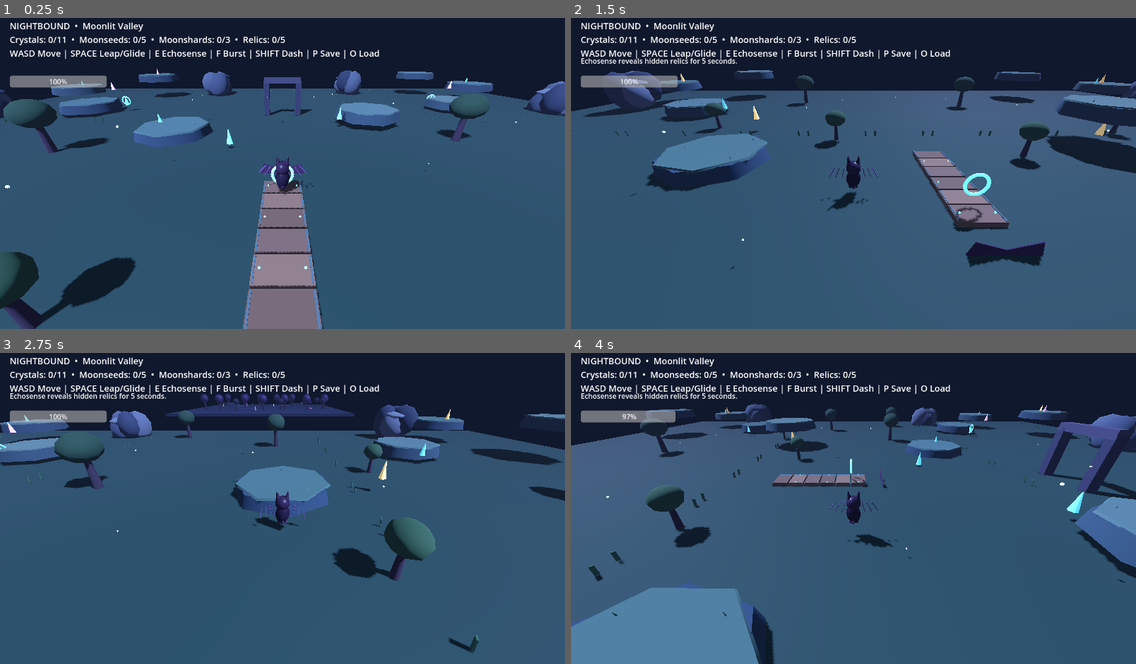
Above: before the commit, frames 1-4 (two rows, left to right).
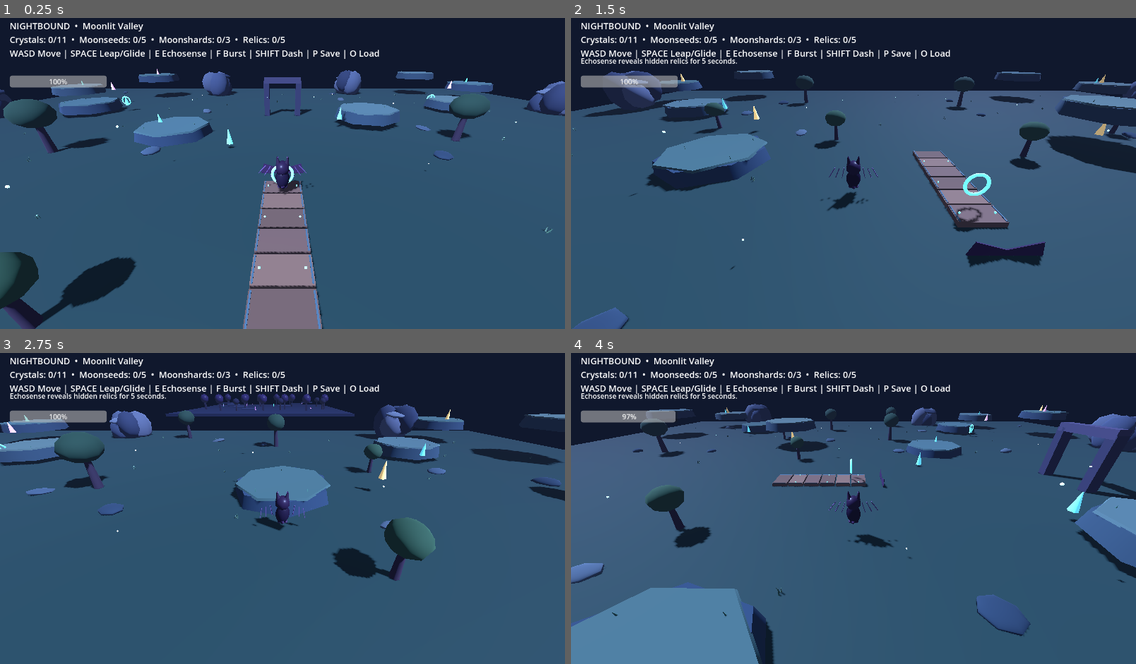
Above: after the commit, the same moments.

Repository: Dynamon91/nightbound
Game: Godot game, scene res://scenes/main.tscn
Two runs of this game, one before a commit and one after it. Both use one fixed random seed, a clock stepped at 60 frames per second and the inputs below.
Inputs:
- Up to frame 1 (0.25 s): no input
- Up to frame 2 (1.5 s): hold D (move_right) 0.53-1.28 s; tap F (burst) at 0.6 s; tap Space (jump) at 0.77 s; hold S (move_back) from 1.28 s (still down); tap E (echosense) at 1.35 s
- Up to frame 3 (2.75 s): tap Space (jump) at 1.52 s; release S (move_back) at 2.03 s; hold D (move_right) from 2.03 s (still down); tap Shift (shadow_dash) at 2.1 s
- Up to frame 4 (4 s): release D (move_right) at 2.78 s; hold W (move_forward) 2.78-3.53 s; tap F (burst) at 2.85 s; tap Space (jump) at 3.02, 3.77 s; hold A (move_left) from 3.53 s (still down); tap E (echosense) at 3.6 s

The runs differ from the first frame. In frame 1, 0.2% of the frame differs, in the area x 0-98%, y 22-70%; in frame 2, 0.6%; in frame 3, 0.5%; in frame 4, 0.9%, in the area x 0-92%, y 22-91%.

Commit message:
art: add clustered meadow plants and low-poly ground stones

Diff:
--- a/scripts/main.gd
+++ b/scripts/main.gd
@@ -171,6 +171,48 @@
 	var trunk:=MeshInstance3D.new(); var tm:=CylinderMesh.new(); tm.top_radius=.18*scale_value; tm.bottom_radius=.32*scale …(186 unchanged characters)…
 	var crown:=MeshInstance3D.new(); var cm:=SphereMesh.new(); cm.radius=1.45*scale_value; cm.height=2.3*scale_value; cm.r …(185 unchanged characters)…
 	var glow:=orb(self,p+Vector3(0,3.55*scale_value,0),.12*scale_value,Color("#83e6bd")); var gm:=glow.material_override as StandardMaterial3D; gm.emission_enabled=true; gm.emission=Color("#67dcae"); gm.emission_energy_multiplier=.8
+func grass_cluster(p:Vector3,scale_value:float,add_bloom:bool)->void:
+	# Three individually angled low-poly blades make small readable vegetation clumps.
+	var blade_colors:Array[Color]=[Color("#47745f"),Color("#5f8d6e"),Color("#709678")]
+	for blade_index in range(3):
+		var blade:=MeshInstance3D.new()
+		var blade_mesh:=CylinderMesh.new()
+		blade_mesh.top_radius=.006
+		blade_mesh.bottom_radius=.045*scale_value
+		blade_mesh.height=.3*scale_value+float(blade_index%2)*.07*scale_value
+		blade_mesh.radial_segments=4
+		blade.mesh=blade_mesh
+		var angle:=float(blade_index)*TAU/3.0
+		blade.position=p+Vector3(cos(angle)*.09*scale_value,.16*scale_value,sin(angle)*.09*scale_value)
+		blade.rotation.z=cos(angle)*.28
+		blade.rotation.x=sin(angle)*.24
+		blade.material_override=mat(blade_colors[blade_index],.95)
+		add_child(blade)
+	if add_bloom:
+		var bloom:=orb(self,p+Vector3(0,.29*scale_value,0),.055*scale_value,Color("#a5e6ee"))
+		var bloom_material:=bloom.material_override as StandardMaterial3D
+		bloom_material.emission_enabled=true
+		bloom_material.emission=Color("#82d9e8")
+		bloom_material.emission_energy_multiplier=.65
+func build_valley_ground_detail()->void:
+	# Keep a clear central traversal corridor while adding foreground and side-plane texture.
+	var rock_colors:Array[Color]=[Color("#435968"),Color("#536979"),Color("#384d5e"),Color("#617582")]
+	for i in range(24):
+		var x_pos:=float(((i*29)%79)-39)
+		if absf(x_pos)<11.0:
+			x_pos=signf(x_pos)*12.0
+		var z_pos:=float(((i*37)%83)-41)
+		var size:=Vector3(.65+float(i%4)*.16,.22+float(i%3)*.09,.52+float((i*3)%4)*.13)
+		rock(Vector3(x_pos,.08,z_pos),size,rock_colors[i%rock_colors.size()],i+83)
+	for i in range(60):
+		var x_pos:=float(((i*23)%87)-43)
+		var z_pos:=float(((i*31)%87)-43)
+		# Preserve clear landing space around the entry bridge and the primary route.
+		if absf(x_pos)<9.0 and z_pos>-23.0 and z_pos<14.0:
+			continue
+		if absf(x_pos)<5.0 and absf(z_pos+18.0)<8.0:
+			continue
+		grass_cluster(Vector3(x_pos,.015,z_pos),.68+float(i%4)*.13,i%6==0)
 func build_motes(center_x:float,count:int,radius:float,glow_color:Color)->void:
 	for i in range(count):
 		var angle:=float(i)*2.399963
@@ -192,8 +234,7 @@
 	for p in [Vector3(-21,0,-4),Vector3(18,0,-7),Vector3(-33,0,8),Vector3(34,0,8),Vector3(-12,0,31),Vector3(15,0,34),Vector3(-40,0,-7),Vector3(41,0,-8)]: tree(p,1.15,Color("#31533f"))
 	for p in [Vector3(-8,0,10),Vector3(8,0,14),Vector3(-22,0,16),Vector3(22,0,18)]: tree(p,.72,Color("#3e6247"))
 	build_entry_bridge()
-	for i in range(72):
-		var p:=Vector3(float(((i*17)%83)-41),.03,float(((i*29)%87)-43)); var g:=box(p+Vector3(0,.3,0),Vector3(.06,.6,.18),Color("#6d9b62") if i%3==0 else Color("#47785a")); g.rotation.y=float(i%3)*2.09; g.rotation.z=.12
+	build_valley_ground_detail()
 	var ps=[Vector3(-5,1,-5),Vector3(7,1.5,-12),Vector3(-14,1.2,-10),Vector3(-25,1.5,-21),Vector3(-38,3.2,-29),Vector3(25,1.5,-23),Vector3(38,3.4,-33),Vector3(-25,1.5,24),Vector3(-38,3.5,35),Vector3(25,1.6,25),Vector3(38,3.7,36)]
 	for i in range(11):
 		var id:="crystal_%02d"%i; if not collected_crystals.has(id): var n:=gem(ps[i],Color("#68e9ff")); n.name=id; crystal_nodes.append(n)
